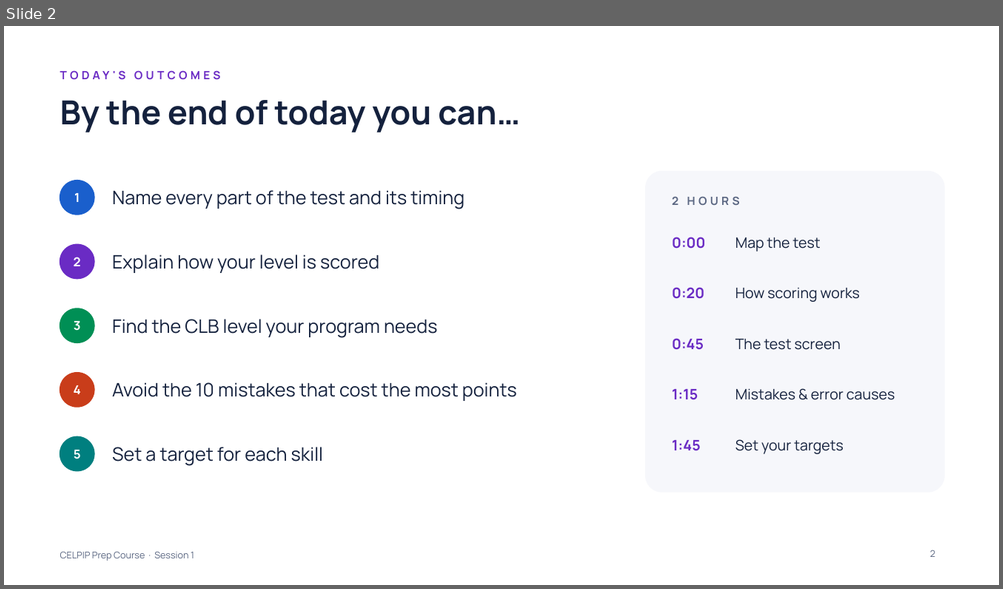
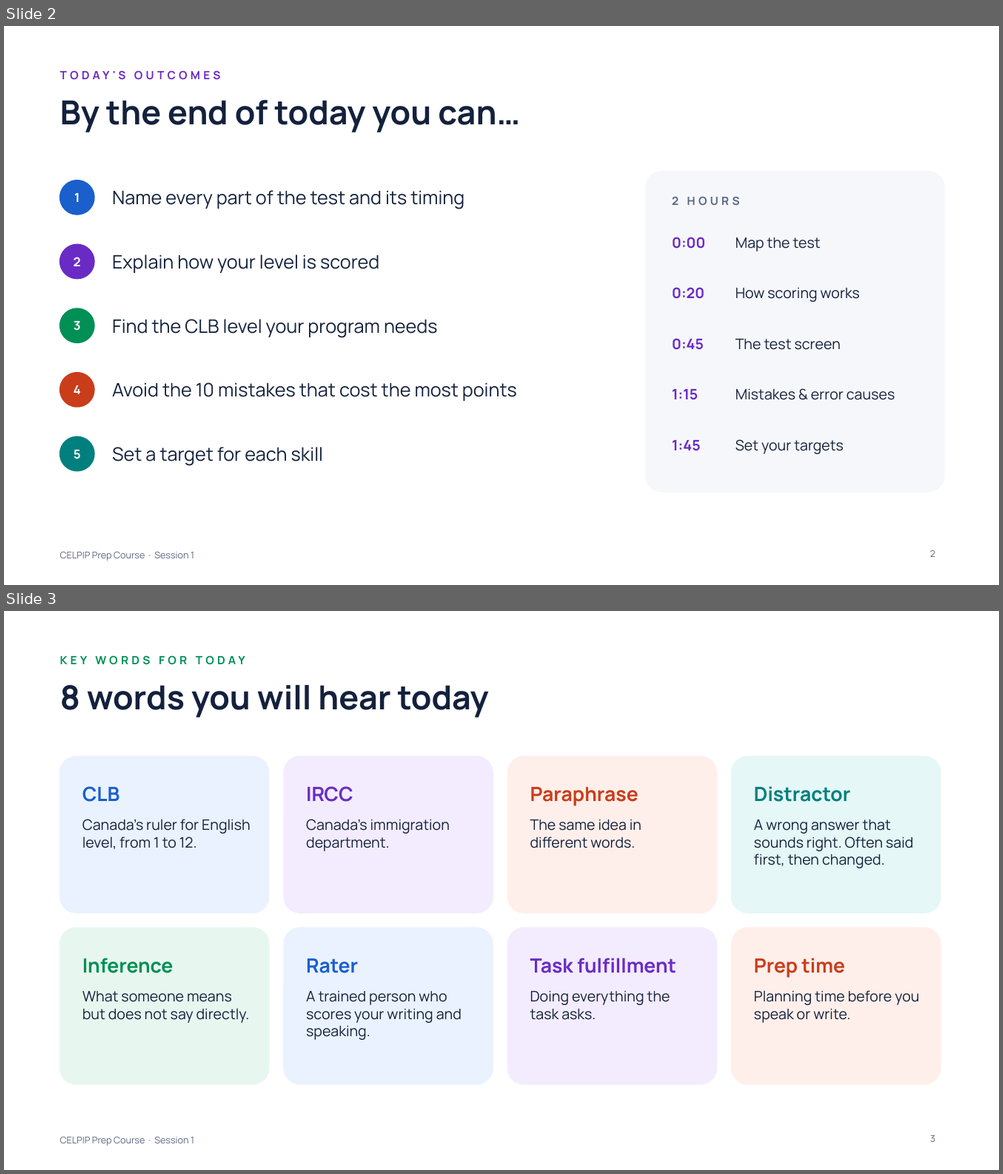
Before and after one commit to learnovateqa/The_English_Academy_CELPIP, a slide deck: decks/session-01.pptx. Shown one above the other, each under a label of ours: slide 2 before the commit, slides 2 and 3 after it. The pictures are 1003x589 and 1003x1174 pixels, drawn with LibreOffice and Linux fonts; fonts in the diff are those of the drawing. Boxes give left, top, right and bottom in pixels: in the first picture for what was removed or moved away, otherwise in the second. Text is boxed around its words. In the diff, an @@ line names an element or a change of style, - is before the commit and + after.

```diff
--- a/decks/session-01.pptx
+++ b/decks/session-01.pptx
@@ slide 3 added at [4,611,999,1170], background #FFFFFF; not listed: 1 template element that a slide beside it also shows @@
@@ text added at [60,655,187,665], 11 pt, text #008F55, bold @@
+KEY WORDS FOR TODAY
@@ title added at [60,685,489,718], 32 pt, text #14213D, bold @@
+8 words you will hear today
@@ rounded rectangle added at [60,757,269,913], fill #EAF2FF, outline #EAF2FF 1 pt @@
@@ rounded rectangle added at [284,757,492,913], fill #F3ECFE, outline #F3ECFE 1 pt @@
@@ rounded rectangle added at [508,757,717,913], fill #FFEFEA, outline #FFEFEA 1 pt @@
@@ rounded rectangle added at [731,757,940,913], fill #E5F7F6, outline #E5F7F6 1 pt @@
@@ text added at [82,786,120,802], 19 pt, text #1A5FCC, bold @@
+CLB
@@ text added at [306,786,353,802], 19 pt, text #6A2BC4, bold @@
+IRCC
@@ text added at [530,787,638,806], 19 pt, text #C93D1A, bold @@
+Paraphrase
@@ text added at [754,786,850,802], 19 pt, text #007F7F, bold @@
+Distractor
@@ text added at [82,819,250,849], 14 pt, text #14213D @@
+Canada’s ruler for English level, from 1 to 12.
@@ text added at [306,819,449,851], 14 pt, text #14213D @@
+Canada’s immigration department.
@@ text added at [530,819,641,849], 14 pt, text #14213D @@
+The same idea in different words.
@@ text added at [754,820,913,869], 14 pt, text #14213D @@
+A wrong answer that sounds right. Often said first, then changed.
@@ rounded rectangle added at [60,928,269,1085], fill #E7F7EF, outline #E7F7EF 1 pt @@
@@ rounded rectangle added at [284,928,492,1085], fill #EAF2FF, outline #EAF2FF 1 pt @@
@@ rounded rectangle added at [508,928,717,1085], fill #F3ECFE, outline #F3ECFE 1 pt @@
@@ rounded rectangle added at [731,928,940,1085], fill #FFEFEA, outline #FFEFEA 1 pt @@
@@ text added at [82,958,173,974], 19 pt, text #008F55, bold @@
+Inference
@@ text added at [306,959,358,974], 19 pt, text #1A5FCC, bold @@
+Rater
@@ text added at [530,958,676,974], 19 pt, text #6A2BC4, bold @@
+Task fulfillment
@@ text added at [754,958,845,978], 19 pt, text #C93D1A, bold @@
+Prep time
@@ text added at [82,991,250,1023], 14 pt, text #14213D @@
+What someone means but does not say directly.
@@ text added at [306,991,461,1040], 14 pt, text #14213D @@
+A trained person who scores your writing and speaking.
@@ text added at [530,991,670,1020], 14 pt, text #14213D @@
+Doing everything the task asks.
@@ text added at [754,991,919,1023], 14 pt, text #14213D @@
+Planning time before you speak or write.
@@ page number added at [930,1136,935,1142], 9 pt, text #5B6782 @@
+3
```
Also in this commit, not shown: 4 slides changed, 8 other slides added, 2 other files.
